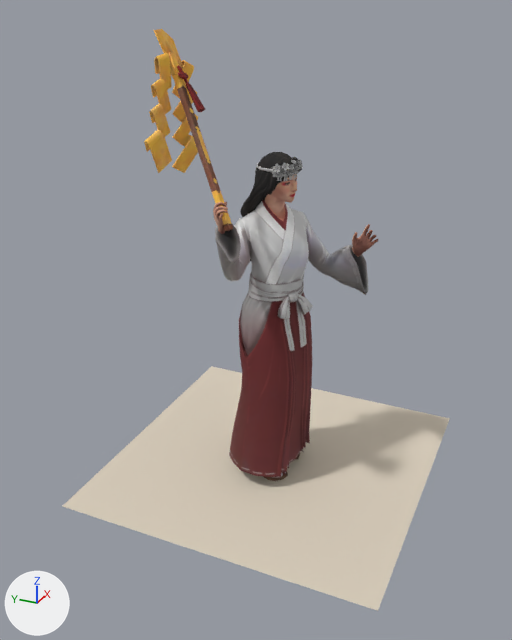
What one commit did to the glTF model public/assets/unit-models/176-miko.glb.
One viewpoint serves both versions: a camera (50 mm lens) standing at (-3.72, -1.54, 2.87) and looking at (-0.16, 0.06, 1.09). The lights are fixed; the arrows at lower left show +X, +Y and +Z. The picture after the commit comes second. Vertices at exactly the same position are counted once.
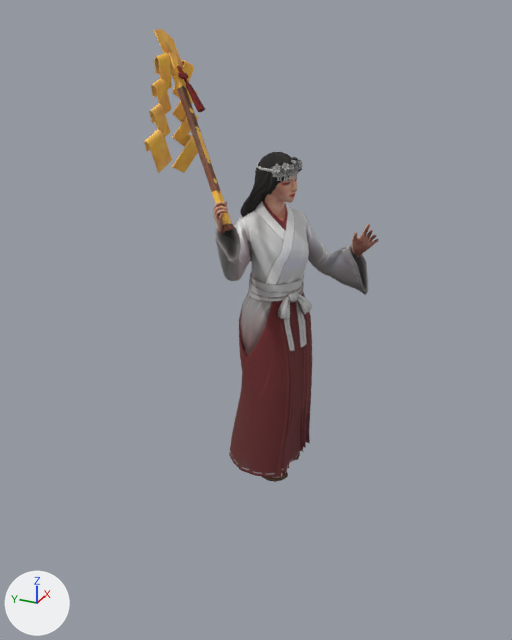
Changed parts and their boxes [x1, y1, x2, y2] in the pictures (512 x 640 px):
'Mesh_0', reshaped (39% narrower, 22% shorter): before [63, 29, 450, 611]; after [144, 29, 378, 482]
part 1 of me_mesh_0, deleted (pale yellow): before [63, 366, 450, 611]

The change, as a diff of the scene's bpy script:
```diff
--- a/public/assets/unit-models/176-miko.glb.py
+++ b/public/assets/unit-models/176-miko.glb.py
@@ mat_material_1 @@
 mat_material_1 = principled_material('Material_1')
-mat_material_1.base_color = (0.72, 0.64, 0.52)  # pale yellow #ddd1bf
+mat_material_1.texture = img_image_1
 mat_material_1.metallic = 0.05
-mat_material_1.roughness = 0.9
+mat_material_1.roughness = 0.85
@@ me_mesh_0 @@
 # used by ob_mesh_0; location = (0.0, 0.0, 0.0)
-me_mesh_0.from_pydata(...)  # 2514 vertices, 4482 faces; spans x -1.0..1.0, y -1.0..1.0, z -0.01..2.71
+me_mesh_0.from_pydata(...)  # 2510 vertices, 4480 faces; spans x -0.68..0.29, y -0.59..0.55, z -0.01..2.71
+# me_mesh_0 part 1: the loose piece of 4 vertices spanning x -1.0..1.0, y -1.0..1.0, z 0.0 is deleted
 me_mesh_0.materials.append(mat_material_0)
 me_mesh_0.materials.append(mat_material_1)
-me_mesh_0.materials.append(mat_material_2)  # picture img_image_1
```
